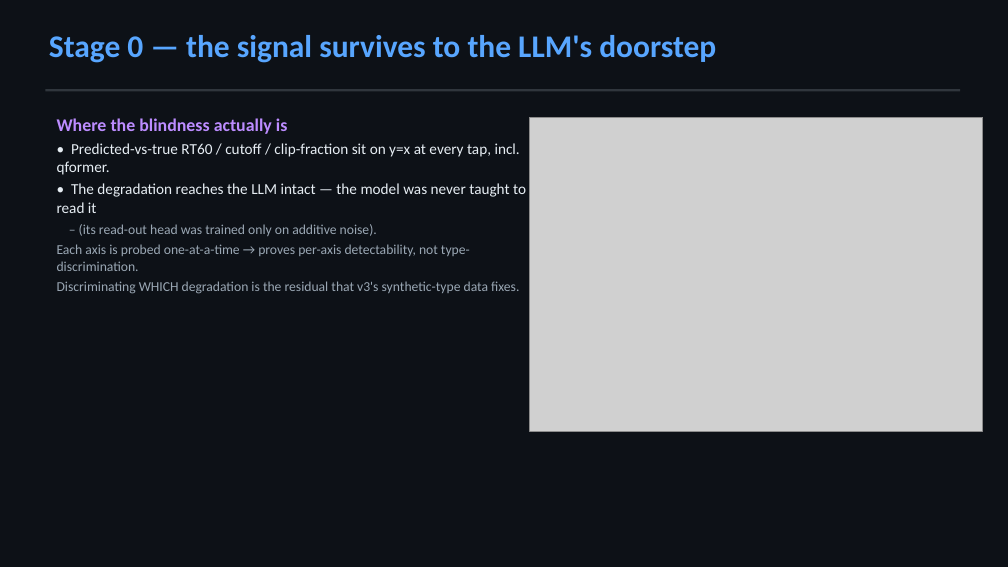
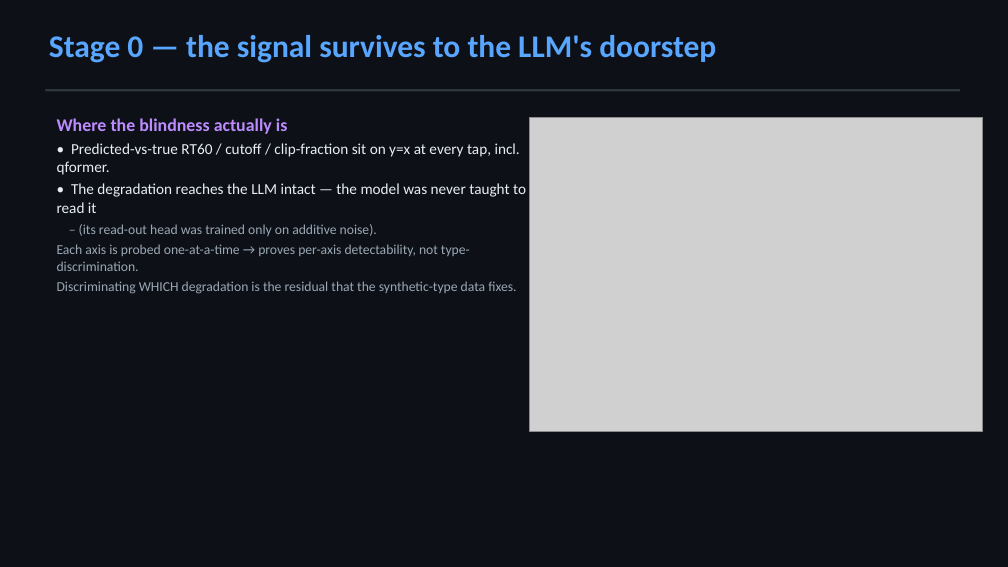
Before and after one commit to LarocheC/llm-sqa, a slide deck: slide 7 of experiments/results/planb_deck.pptx. Drawn at 1008x567 pixels with LibreOffice and Linux fonts; fonts in the diff are those of the drawing; grey boxes stand for pictures. Boxes give left, top, right and bottom in pixels: in the first picture for what was removed or moved away, otherwise in the second. Text is boxed around its words. In the diff, an @@ line names an element or a change of style, - is before the commit and + after.

```diff
--- a/experiments/results/planb_deck.pptx
+++ b/experiments/results/planb_deck.pptx
@@ text at (57,281,516,294): text changed @@
-Discriminating WHICH degradation is the residual that v3's synthetic-type data fixes.
+Discriminating WHICH degradation is the residual that the synthetic-type data fixes.
```
Also in this commit, not shown: 7 other slides changed, 1 slide added, 8 other files.
